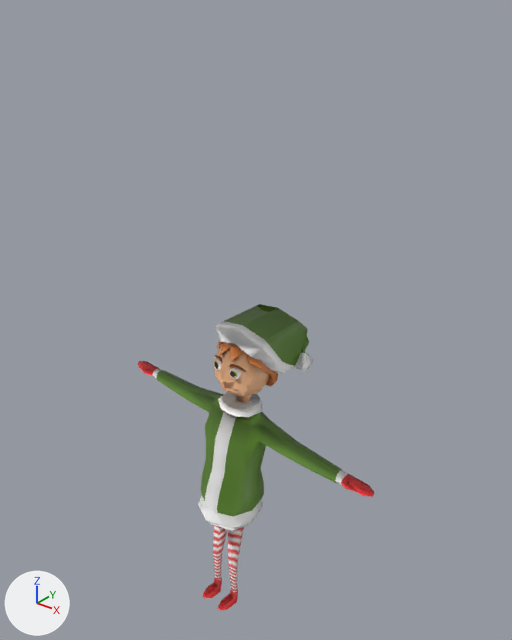
Renders of the glTF model scene/models/lutin.glb from each side of a commit.
One viewpoint serves both versions: a 50 mm lens placed at (1.246, -1.429, 2.027), pointed at (-0.019, 0.152, 1.047). Every picture has the same lights, and +X, +Y and +Z are marked at lower left. Objects named as collision shapes, trigger or cutter boxes, shadow casters or lower levels of detail are left out. Where no turn or scale is listed for an object, it has been applied to the vertices.
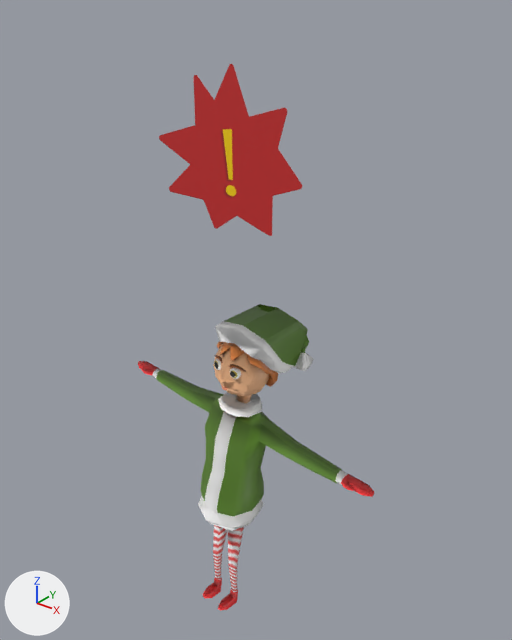
Where the change shows, as pixel boxes [x1, y1, x2, y2] in the pictures (512 x 640 px):
'lutinSign', added
    after: [159, 64, 302, 236]

The change, as a diff of the scene's bpy script:
```diff
--- a/scene/models/lutin.glb.py
+++ b/scene/models/lutin.glb.py
@@ img_lutinsign @@
+img_lutinsign = load_image('lutinSign', '_unpacked/lutinSign', 512, 512, 'sRGB')
@@ mat_lutinsign @@
+mat_lutinsign = bpy.data.materials.new('lutinSign')
+# uses the picture img_lutinsign
@@ me_plane @@
+me_plane.from_pydata(...)  # 4 vertices, 2 faces; spans x -0.29..0.29, y 0.0, z -0.29..0.29
+me_plane.materials.append(mat_lutinsign)
@@ ob_lutinsign @@
+ob_lutinsign = bpy.data.objects.new('lutinSign', me_plane)
+ob_lutinsign.location = (0.0, 0.0, 1.607)
```
